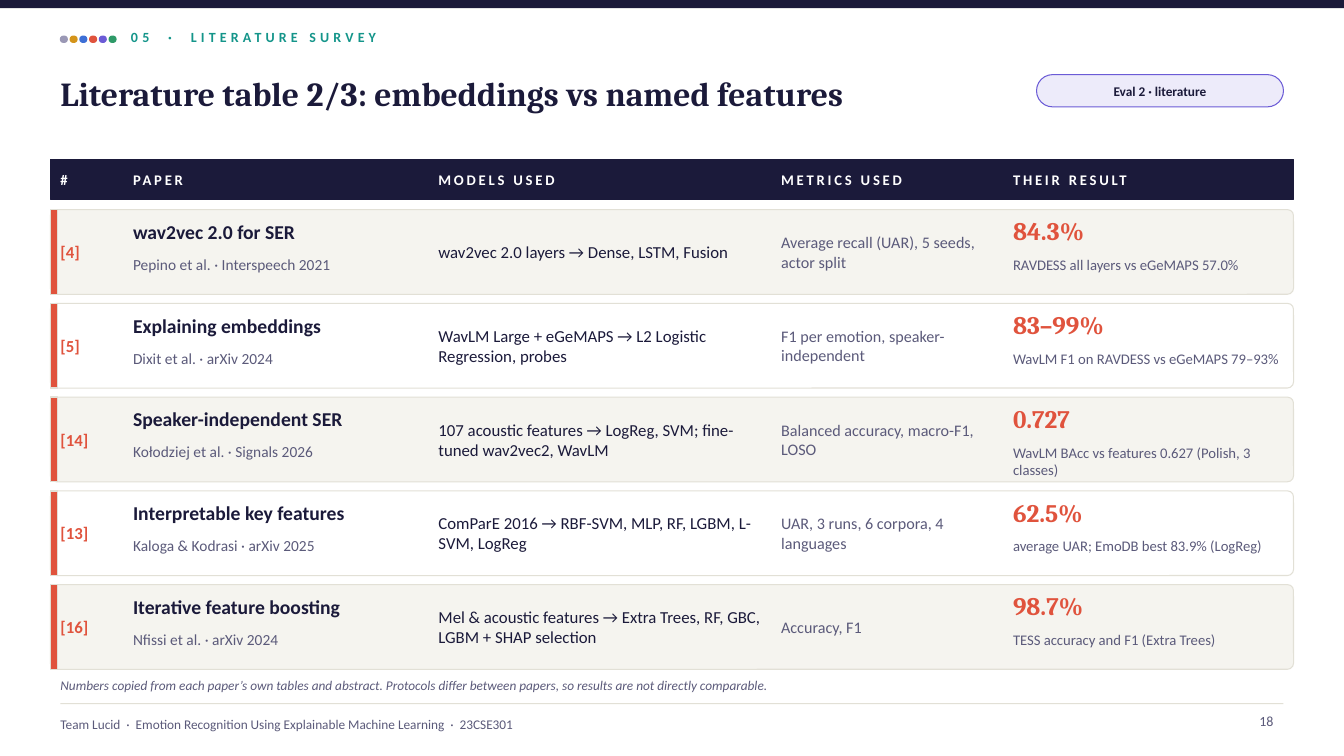
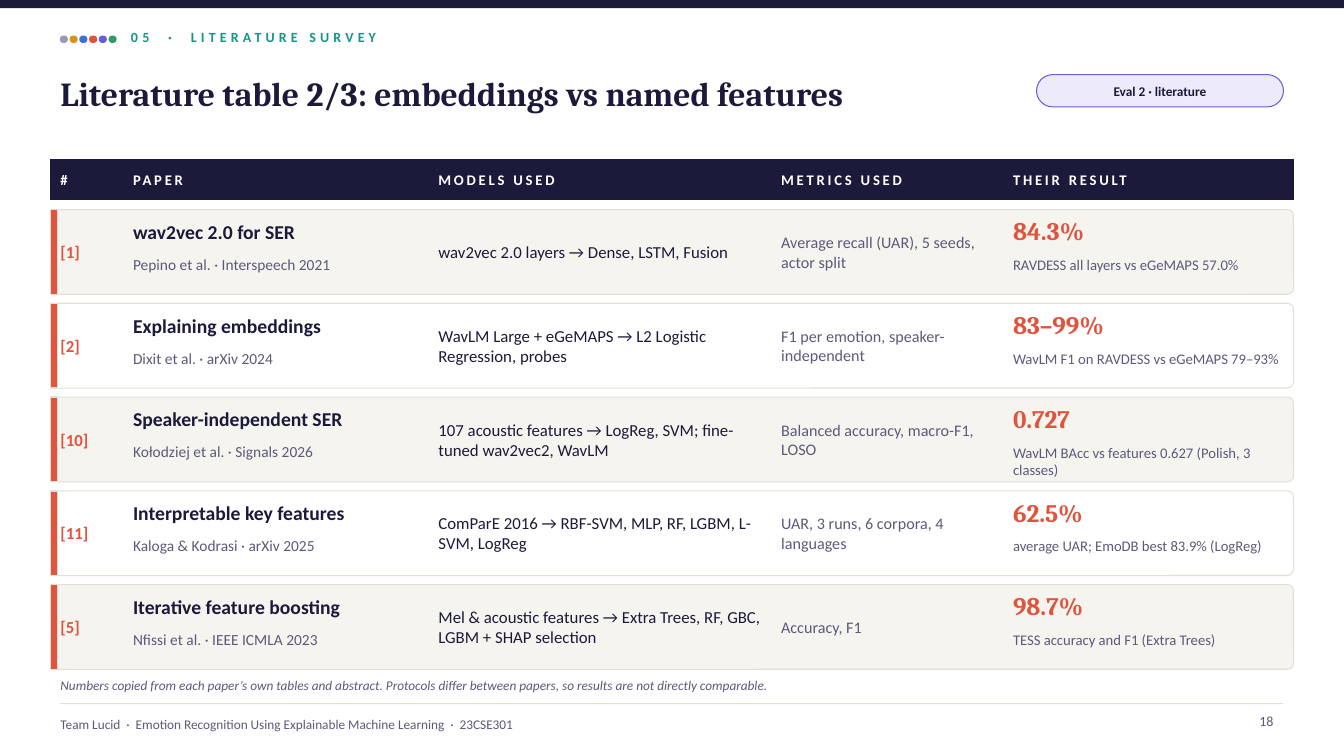
Before and after one commit to shreyashsp25/lucid-speech-emotion-xai, a slide deck: slide 18 of report/Lucid_Final_Review.pptx. Drawn at 1344x756 pixels with LibreOffice and Linux fonts; fonts in the diff are those of the drawing. Boxes give left, top, right and bottom in pixels: in the first picture for what was removed or moved away, otherwise in the second. Text is boxed around its words. In the diff, an @@ line names an element or a change of style, - is before the commit and + after.

```diff
--- a/report/Lucid_Final_Review.pptx
+++ b/report/Lucid_Final_Review.pptx
@@ text at (60,245,79,261): text changed @@
-[4]
+[1]
@@ text at (60,339,79,355): text changed @@
-[5]
+[2]
@@ text at (60,433,88,449): text changed @@
-[14]
+[10]
@@ text at (60,526,88,542): text changed @@
-[13]
+[11]
@@ text at (60,620,79,636): text changed @@
-[16]
+[5]
@@ text at (133,634,317,645): text changed @@
-Nfissi et al. · arXiv 2024
+Nfissi et al. · IEEE ICMLA 2023
```
Also in this commit, not shown: 17 other slides changed, 1 slide added, 8 other files.
